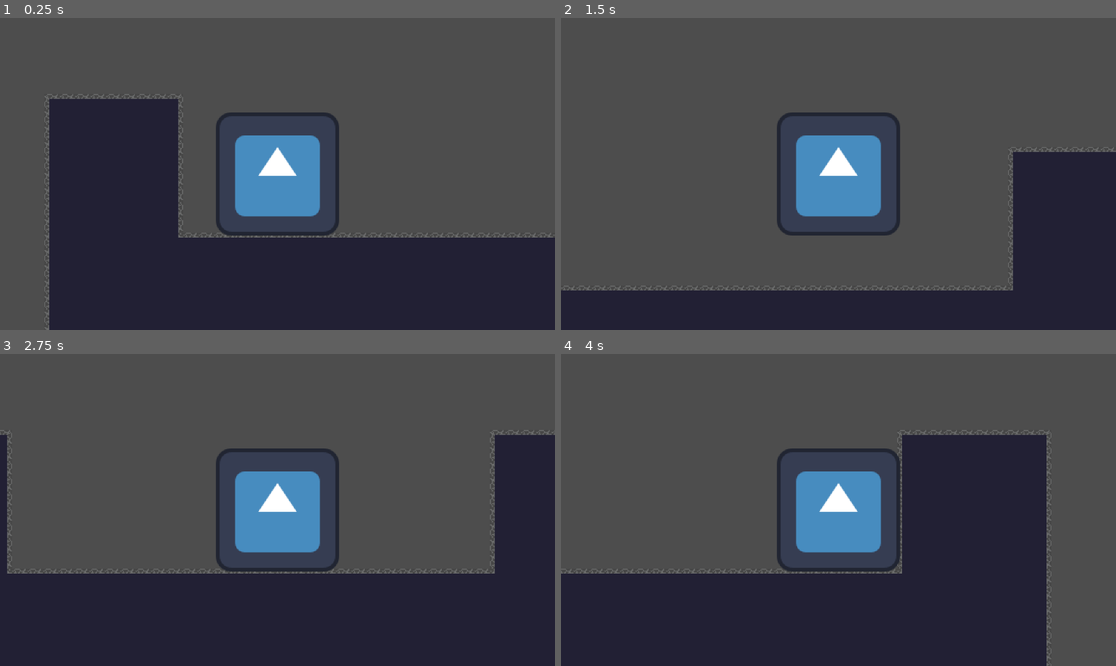
Above: before the commit, frames 1-4 (two rows, left to right).
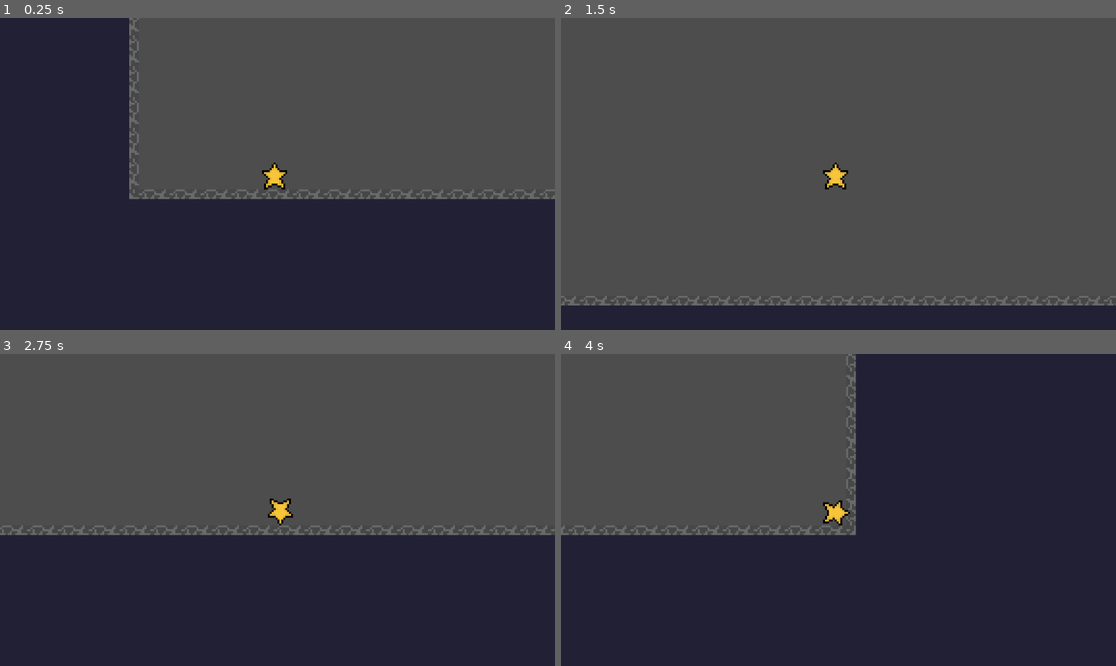
Above: after the commit, the same moments.

Repository: zackpoutziouris/2d_platformer_star
Game: Godot game, scene res://scenes/world1-sandbox.tscn
The game is run twice, just before and just after one commit, with the same random seed, the same clock (stepped at 60 frames per second) and the same inputs. The engine's default icon, where the game draws it, is replaced by a stand-in: a white triangle on a blue panel in a dark square.
Inputs:
- Up to frame 1 (0.25 s): no input
- Up to frame 2 (1.5 s): hold D (move_right) from 0.53 s (still down); tap Space (jump) at 0.77 s
- Up to frame 3 (2.75 s): tap Space (jump) at 1.52 s; release D (move_right) at 2.03 s; hold A (move_left) from 2.03 s (still down)
- Up to frame 4 (4 s): release A (move_left) at 2.78 s; hold D (move_right) from 2.78 s (still down); tap Space (jump) at 3.02, 3.77 s

The runs differ from the first frame. In frame 1, 28% of the frame differs, in the area x 0-100%, y 0-100%; in frame 2, 19%; in frame 3, 19%; in frame 4, 34%.

Commit message:
Added idle and walk animation to godot

Diff:
--- a/star/scenes/player.tscn
+++ b/star/scenes/player.tscn
@@ -1,20 +1,76 @@
 [gd_scene format=3 uid="uid://cr0culc5o4xie"]
 
 [ext_resource type="Script" uid="uid://b2gw7s7q182gr" path="res://scripts/player.gd" id="1_3vyb7"]
-[ext_resource type="Texture2D" uid="uid://bfiwp14shn2da" path="res://icon.svg" id="2_g2els"]
+[ext_resource type="Texture2D" uid="uid://cmibncu5ca0t5" path="res://assets/Sprite-0004-Sheet.png" id="2_g2els"]
+
+[sub_resource type="AtlasTexture" id="AtlasTexture_qhqgy"]
+atlas = ExtResource("2_g2els")
+region = Rect2(0, 16, 16, 16)
+
+[sub_resource type="AtlasTexture" id="AtlasTexture_dqkch"]
+atlas = ExtResource("2_g2els")
+region = Rect2(16, 16, 16, 16)
+
+[sub_resource type="AtlasTexture" id="AtlasTexture_qlg0r"]
+atlas = ExtResource("2_g2els")
+region = Rect2(0, 0, 16, 16)
+
+[sub_resource type="AtlasTexture" id="AtlasTexture_tuyoq"]
+atlas = ExtResource("2_g2els")
+region = Rect2(16, 0, 16, 16)
+
+[sub_resource type="AtlasTexture" id="AtlasTexture_fjrip"]
+atlas = ExtResource("2_g2els")
+region = Rect2(32, 0, 16, 16)
+
+[sub_resource type="AtlasTexture" id="AtlasTexture_smehm"]
+atlas = ExtResource("2_g2els")
+region = Rect2(48, 0, 16, 16)
+
+[sub_resource type="SpriteFrames" id="SpriteFrames_ur7pv"]
+animations = [{
+"frames": [{
+"duration": 2.0,
+"texture": SubResource("AtlasTexture_qhqgy")
+}, {
+"duration": 2.0,
+"texture": SubResource("AtlasTexture_dqkch")
+}],
+"loop": true,
+"name": &"idle",
+"speed": 5.0
+}, {
+"frames": [{
+"duration": 1.0,
+"texture": SubResource("AtlasTexture_qlg0r")
+}, {
+"duration": 1.0,
+"texture": SubResource("AtlasTexture_tuyoq")
+}, {
+"duration": 1.0,
+"texture": SubResource("AtlasTexture_fjrip")
+}, {
+"duration": 1.0,
+"texture": SubResource("AtlasTexture_smehm")
+}],
+"loop": true,
+"name": &"walk",
+"speed": 5.0
+}]
 
 [sub_resource type="RectangleShape2D" id="RectangleShape2D_qhqgy"]
-size = Vector2(122, 121)
+size = Vector2(11, 14)
 
 [node name="Player" type="CharacterBody2D" unique_id=1405871052]
 script = ExtResource("1_3vyb7")
 
-[node name="Sprite2D" type="Sprite2D" parent="." unique_id=1299759175]
-texture = ExtResource("2_g2els")
+[node name="AnimatedSprite2D" type="AnimatedSprite2D" parent="." unique_id=1711751813]
+sprite_frames = SubResource("SpriteFrames_ur7pv")
+animation = &"idle"
 
 [node name="CollisionShape2D" type="CollisionShape2D" parent="." unique_id=138167211]
-position = Vector2(0, 0.5)
+position = Vector2(-1.5, 1)
 shape = SubResource("RectangleShape2D_qhqgy")
 
 [node name="Camera2D" type="Camera2D" parent="." unique_id=1611647242]
-zoom = Vector2(2, 2)
+zoom = Vector2(4, 4)
--- a/star/scenes/world1-sandbox.tscn
+++ b/star/scenes/world1-sandbox.tscn
@@ -435,4 +435,4 @@
 tile_set = SubResource("TileSet_dux70")
 
 [node name="Player" parent="." unique_id=1405871052 instance=ExtResource("2_dux70")]
-position = Vector2(34, -64)
+position = Vector2(8, -8)
--- a/star/scripts/player.gd
+++ b/star/scripts/player.gd
@@ -1,4 +1,6 @@
 extends CharacterBody2D
+
+@onready var sprite: AnimatedSprite2D = $AnimatedSprite2D
 
 @export_category("Movement")
 @export var move_speed: float = 250.0
@@ -37,3 +39,13 @@
 		velocity.y = jump_velocity
 
 	move_and_slide()
+
+	# Flip to face the movement direction.
+	if direction != 0.0:
+		sprite.flip_h = direction < 0.0
+
+	# Choose the animation.
+	if direction != 0.0:
+		sprite.play("walk")
+	else:
+		sprite.play("idle")
Not shown, added: star/assets/Sprite-0004-Sheet.png.import
